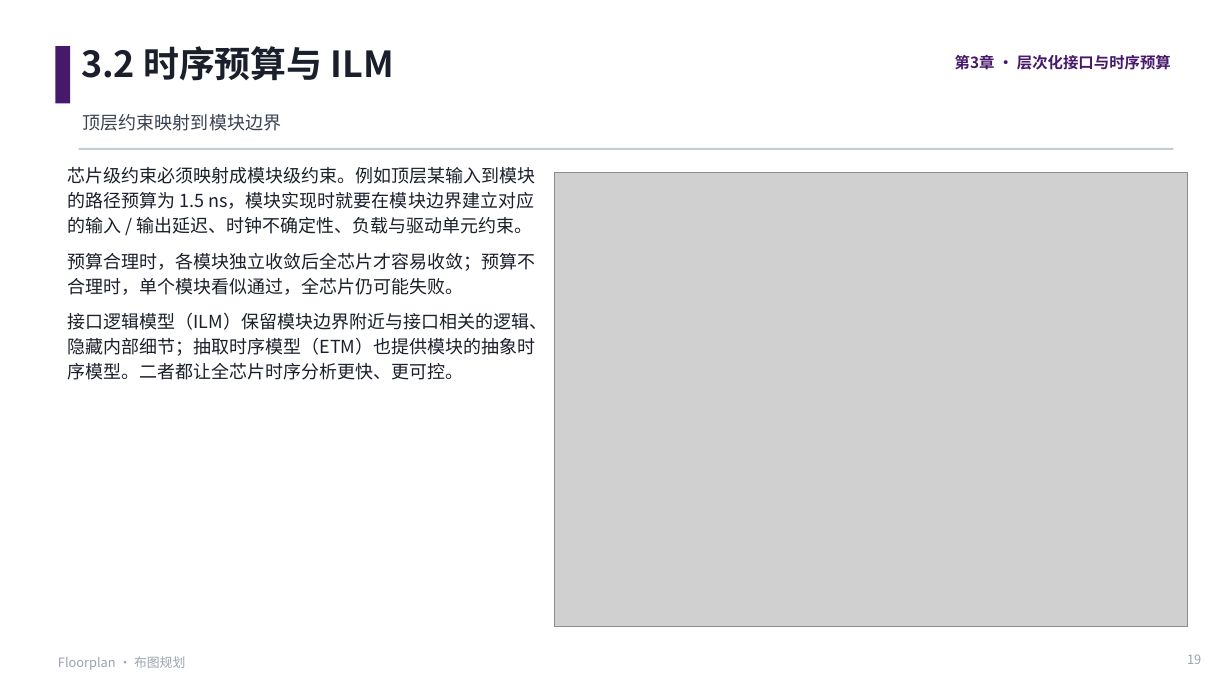
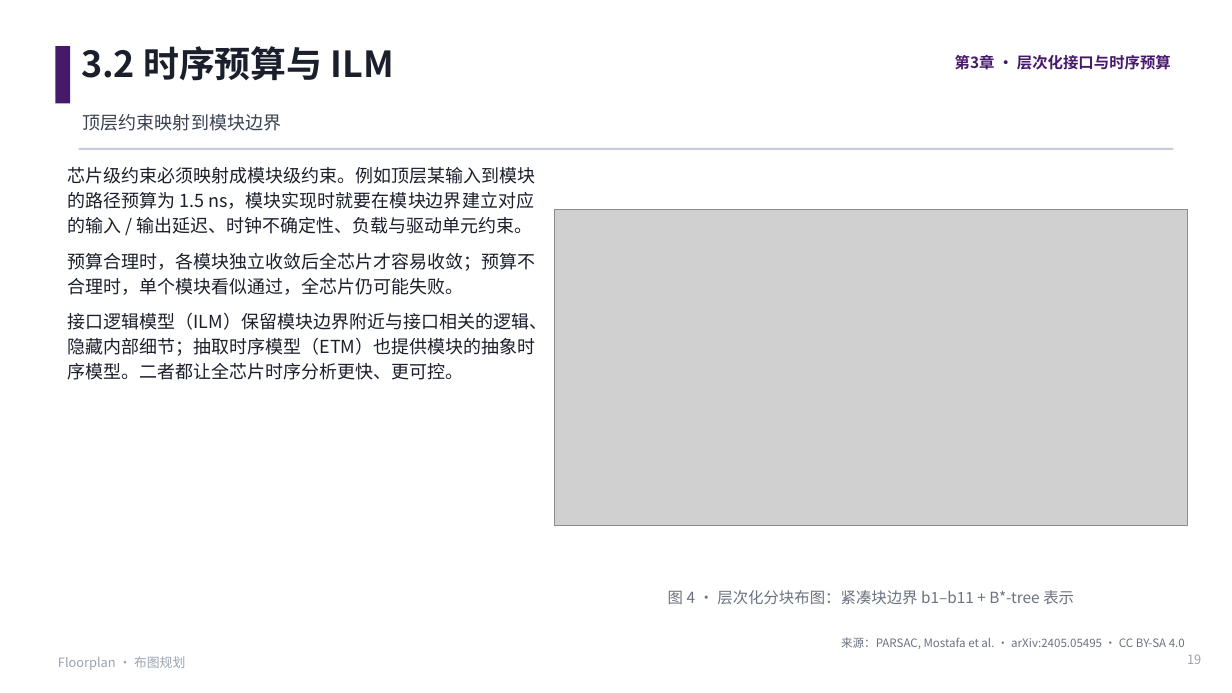
Before and after one commit to JinChengZ18/IC_Learning_Material, a slide deck: slide 19 of IC_Backend_Notes/slides/05_Floorplan.pptx. Drawn at 1232x693 pixels with LibreOffice and Linux fonts; fonts in the diff are those of the drawing; grey boxes stand for pictures. Boxes give left, top, right and bottom in pixels: in the first picture for what was removed or moved away, otherwise in the second. Text is boxed around its words. In the diff, an @@ line names an element or a change of style, - is before the commit and + after.

```diff
--- a/IC_Backend_Notes/slides/05_Floorplan.pptx
+++ b/IC_Backend_Notes/slides/05_Floorplan.pptx
@@ picture: place and size @@
-picture at <box>555,173,1188,627</box>
+picture at <box>555,209,1188,525</box>
@@ text added at <box>668,590,1074,604</box>, 12 pt, text #6B7280 @@
+图 4 · 层次化分块布图：紧凑块边界 b1–b11 + B*-tree 表示
@@ text added at <box>841,637,1185,649</box>, 9 pt, text #6B7280 @@
+来源：PARSAC, Mostafa et al. · arXiv:2405.05495 · CC BY-SA 4.0
```
Also in this commit, not shown: 8 other slides changed, 1 slide added, 20 other files.
